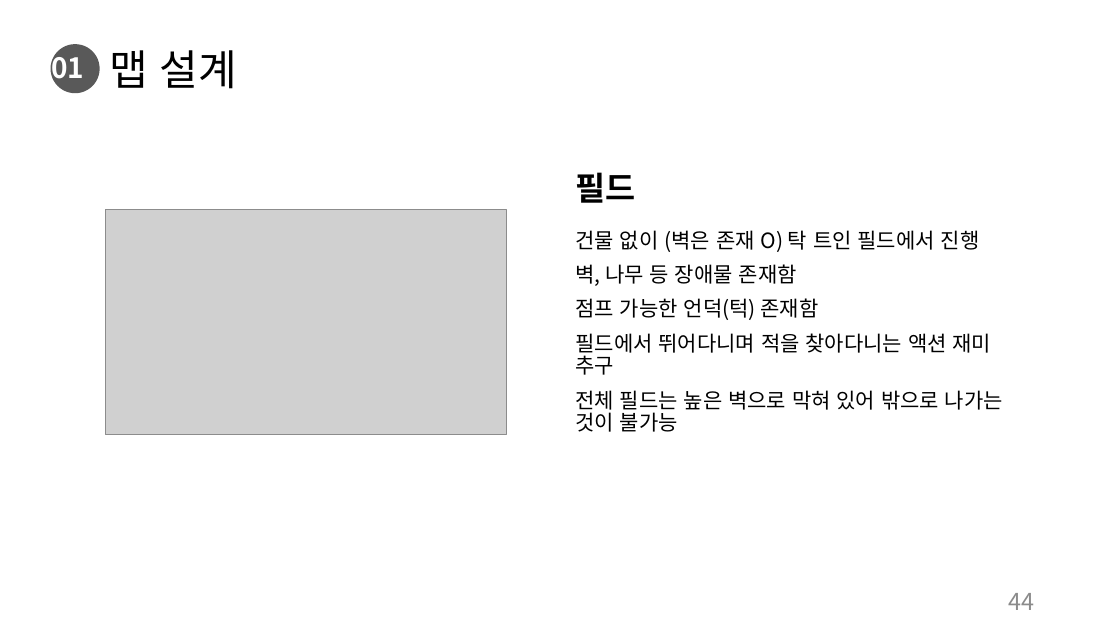
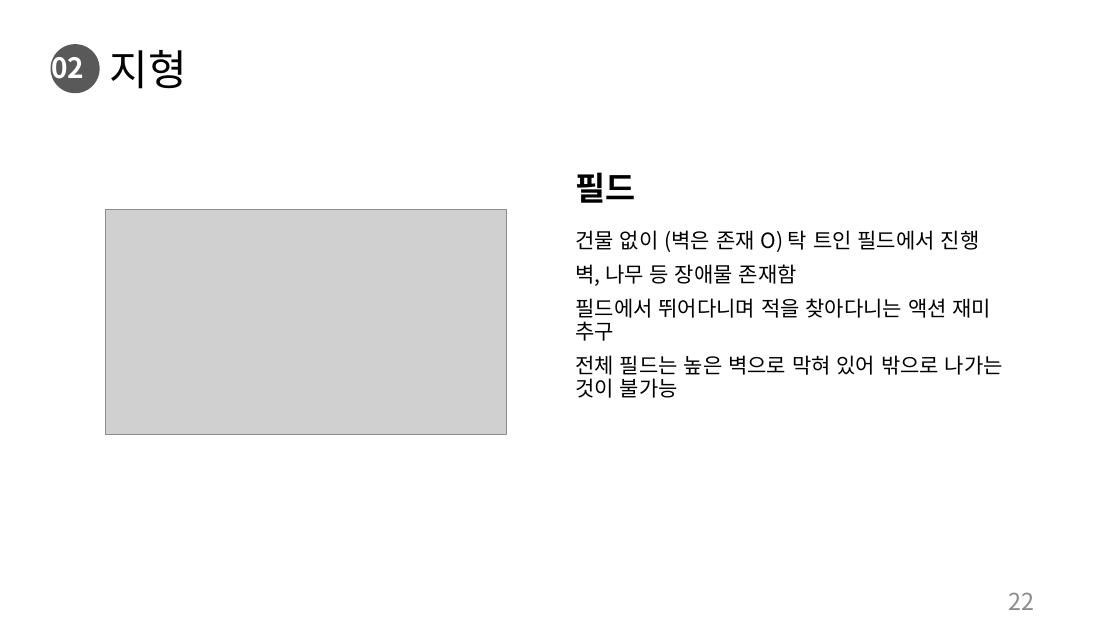
Before and after one commit to charobe/HDB, a slide deck: slide 22 of 조영욱/하자 드 바이오.pptx (slide 44 before the commit). Drawn at 1120x630 pixels with LibreOffice and Linux fonts; fonts in the diff are those of the drawing; grey boxes stand for pictures. Boxes give left, top, right and bottom in pixels: in the first picture for what was removed or moved away, otherwise in the second. Text is boxed around its words. In the diff, an @@ line names an element or a change of style, - is before the commit and + after.

```diff
--- a/조영욱/하자 드 바이오.pptx
+++ b/조영욱/하자 드 바이오.pptx
@@ text at bbox=[51, 50, 84, 86]: text changed @@
-01
+02
@@ title at bbox=[110, 50, 187, 89]: text changed @@
-맵 설계
+지형
@@ text at bbox=[575, 298, 819, 320]: paragraph removed @@
-점프 가능한 언덕(턱) 존재함
@@ page number at bbox=[1009, 592, 1035, 610]: text changed @@
-44
+22
```
Also in this commit, not shown: 32 other slides changed, 2 slides added, 1 slide removed, 1 other file.
